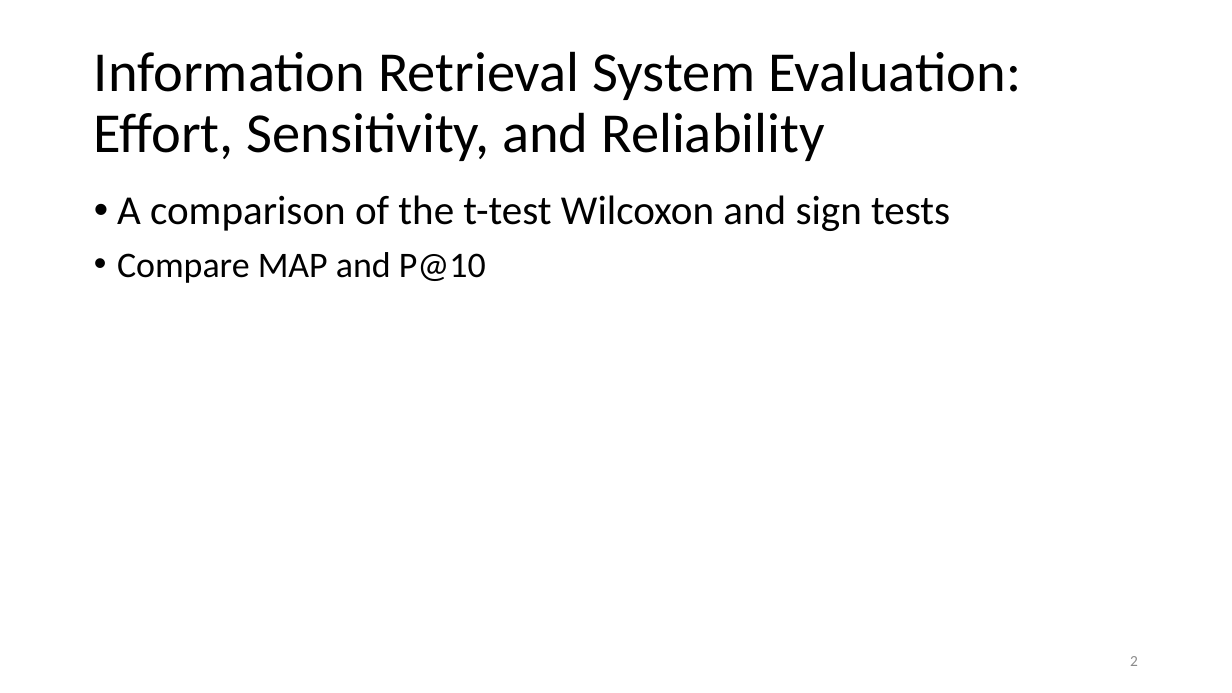
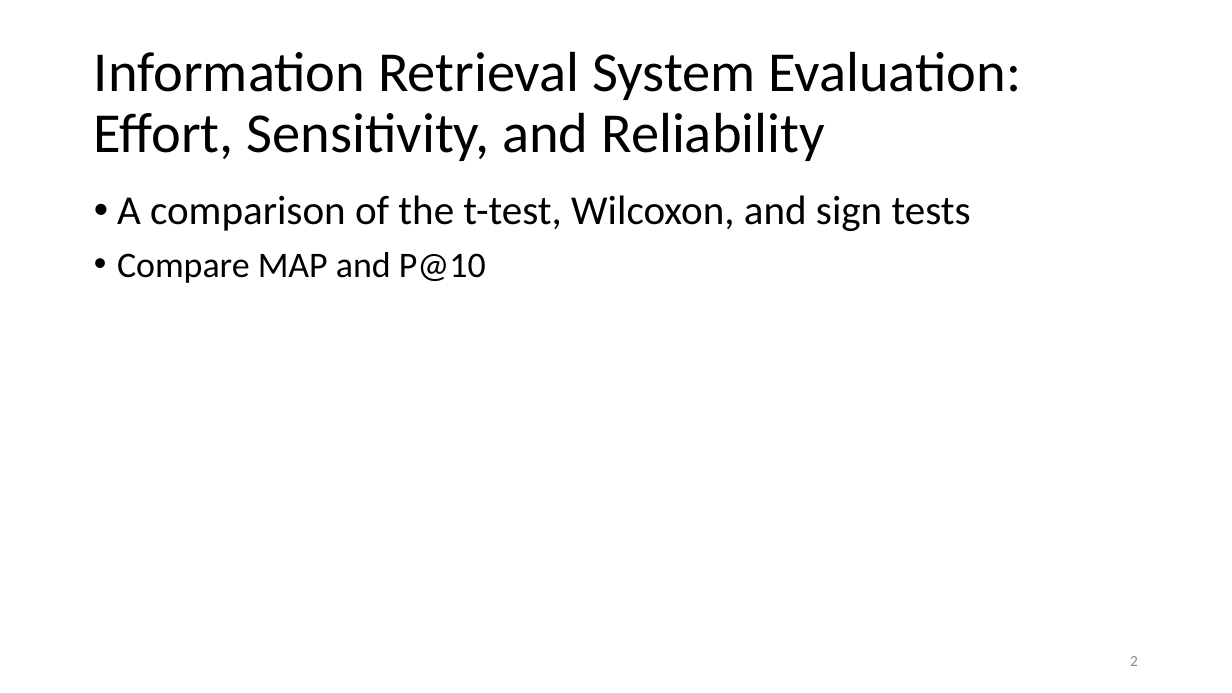
Before and after one commit to Miranda-C-Smith/cs834-f17, a slide deck: slide 2 of assignments/Presentation4/SignificanceTestSlides.pptx. Drawn at 1232x693 pixels with LibreOffice and Linux fonts; fonts in the diff are those of the drawing. Boxes give left, top, right and bottom in pixels: in the first picture for what was removed or moved away, otherwise in the second. Text is boxed around its words. In the diff, an @@ line names an element or a change of style, - is before the commit and + after.

```diff
--- a/assignments/Presentation4/SignificanceTestSlides.pptx
+++ b/assignments/Presentation4/SignificanceTestSlides.pptx
@@ text at [117, 195, 971, 231]: text changed @@
-• A comparison of the t-test Wilcoxon and sign tests
+• A comparison of the t-test, Wilcoxon, and sign tests
```
Also in this commit, not shown: 9 other slides changed.
